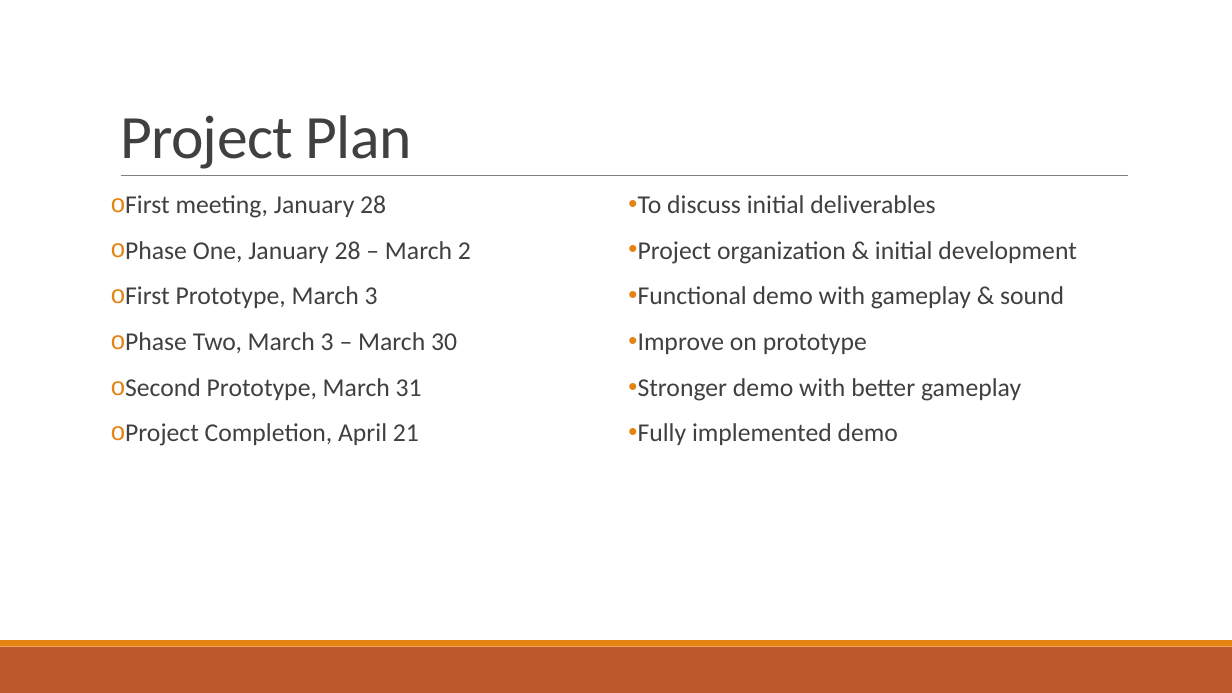
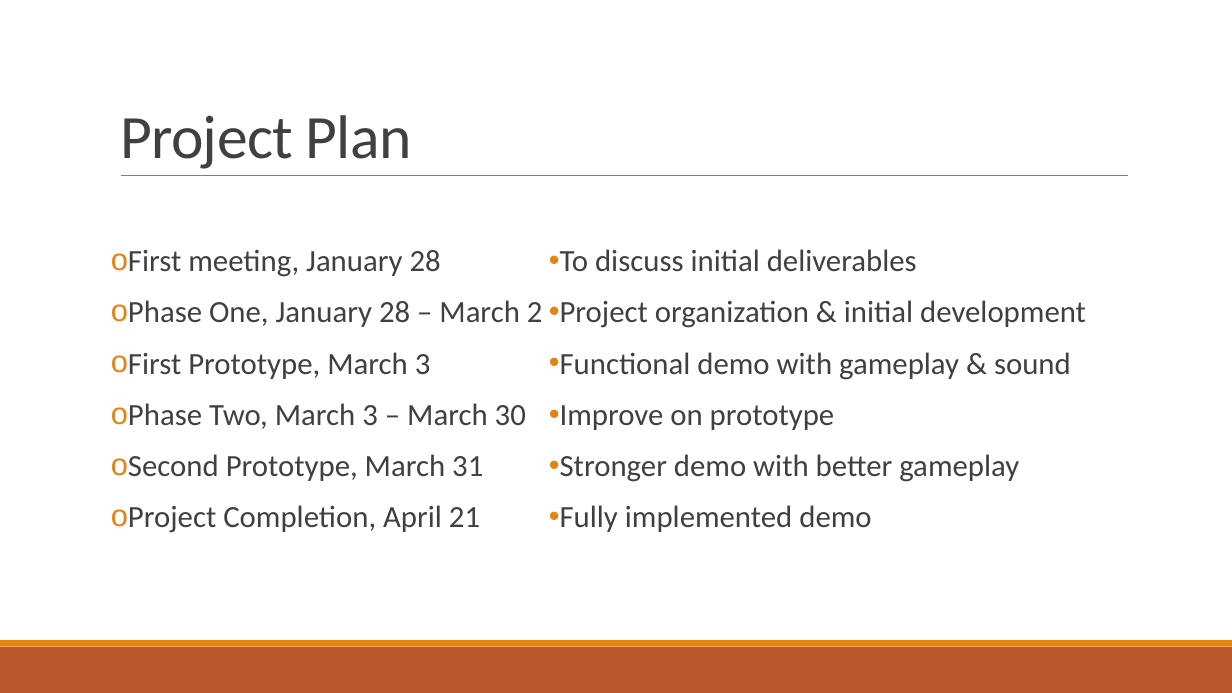
Before and after one commit to jonnynabors/Belly-Of-The-Beast, a slide deck: slide 6 of Documentation/Unity Game Development Plan.pptx. Drawn at 1232x693 pixels with LibreOffice and Linux fonts; fonts in the diff are those of the drawing. Boxes give left, top, right and bottom in pixels: in the first picture for what was removed or moved away, otherwise in the second. Text is boxed around its words. In the diff, an @@ line names an element or a change of style, - is before the commit and + after.

```diff
--- a/Documentation/Unity Game Development Plan.pptx
+++ b/Documentation/Unity Game Development Plan.pptx
@@ text "First meeting, January 28" at [128, 249, 543, 533]: size 20 to 24 pt; vertical alignment top to middle @@
@@ text "To discuss initial deliverables" at [560, 249, 1086, 532]: size 20 to 24 pt; vertical alignment top to middle @@
@@ text "To discuss initial deliverables": place and size @@
-text "To discuss initial deliverables" at [638, 195, 1076, 445]
+text "To discuss initial deliverables" at [560, 249, 1086, 532]
```
Also in this commit, not shown: 6 other slides changed, 2 other files.
